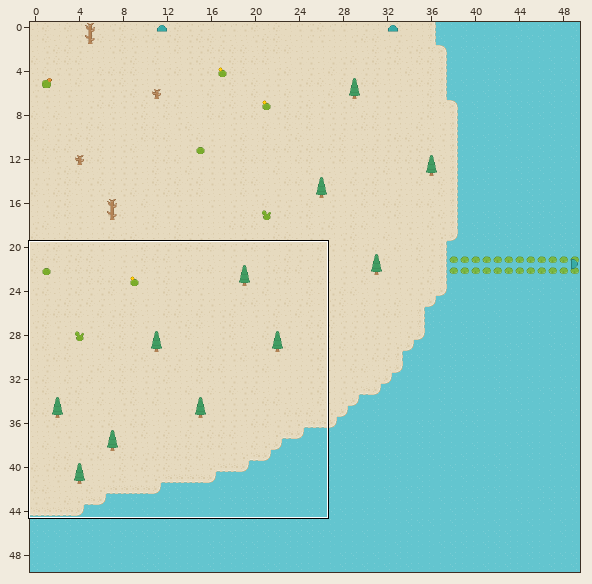
Tiled map (JSON): client/maps/The Sandy Beach.json. The first picture is a wide view before the edit; the outline marks the close-up.
Close-up. Before the commit:
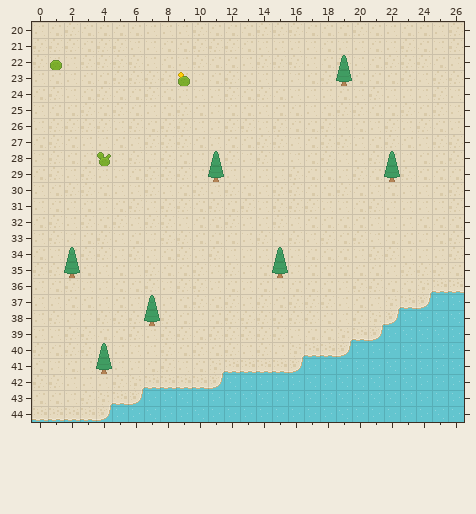
Cells are 16x16 px. Shown: x 0..26, y 20..44. The commit also changed other parts of the map, which this record leaves out.
After the commit:
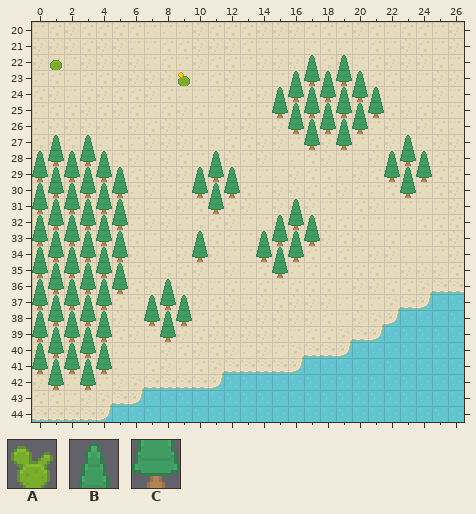
Key: from "roguelikeSheet": A 800, B 878, C 964.
_ is an empty cell.
Diff:
Layer "Deco0":
The edit adds tile B in row 24 at x 17 and 19; in row 25 at x 16, 18 and 20; in row 26 at x 17 and 19; in row 29 at x 1, 3 and 23; in row 30 at x 0, 2, 4 and 11; in row 31 at x 1, 3 and 5.
The edit adds tile B in row 32 at x 0, 2 and 4; in row 33 at x 1, 3, 5 and 16; in row 34 at x 0 and 4; in row 35 at x 1, 3 and 5; in row 36 at x 0, 2 and 4; in row 37 at x 1 and 3.
The edit adds tile B in row 38 at x 0, 2, 4 and 8; in row 39 at x 1 and 3; in row 40 at x 0 and 2; in row 41 at x 1 and 3.
The edit adds tile C in row 23 at x 17; in row 24 at x 16, 18 and 20; in row 25 at x 15, 17, 19 and 21; in row 26 at x 16, 18 and 20; in row 27 at x 17 and 19; in row 28 at x 1, 3 and 23.
The edit adds tile C in row 29 at x 0, 2, 4 and 24; in row 30 at x 1, 3, 5, 10, 12 and 23; in row 31 at x 0, 2, 4 and 11; in row 32 at x 1, 3, 5 and 16; in row 33 at x 0, 2, 4, 15 and 17; in row 34 at x 1, 3, 5, 10, 14 and 16.
The edit adds tile C in row 35 at x 0 and 4; in row 36 at x 1, 3 and 5; in row 37 at x 0, 2, 4 and 8; in row 38 at x 1, 3 and 9; in row 39 at x 0, 2, 4 and 8; in row 40 at x 1 and 3.
The edit adds tile C in row 41 at x 0 and 2; in row 42 at x 1 and 3.
The author cleared tile A in row 28 at x 4.
Layer "Above0":
The edit adds tile B in row 22 at x 17; in row 23 at x 16, 18 and 20; in row 24 at x 15 and 21; in row 27 at x 1, 3 and 23; in row 28 at x 0, 2, 4 and 24; in row 29 at x 5, 10 and 12.
The edit adds tile B in row 31 at x 16; in row 32 at x 15 and 17; in row 33 at x 10 and 14; in row 36 at x 8; in row 37 at x 9.
Where, in picture pixels (left, top, right, bottom), the same in both close-ups:
added: (272, 55, 384, 150)
changed: (32, 135, 128, 390)
added: (400, 135, 432, 198)
added: (192, 167, 240, 214)
added: (256, 199, 320, 262)
added: (192, 231, 208, 262)
added: (160, 279, 192, 342)
